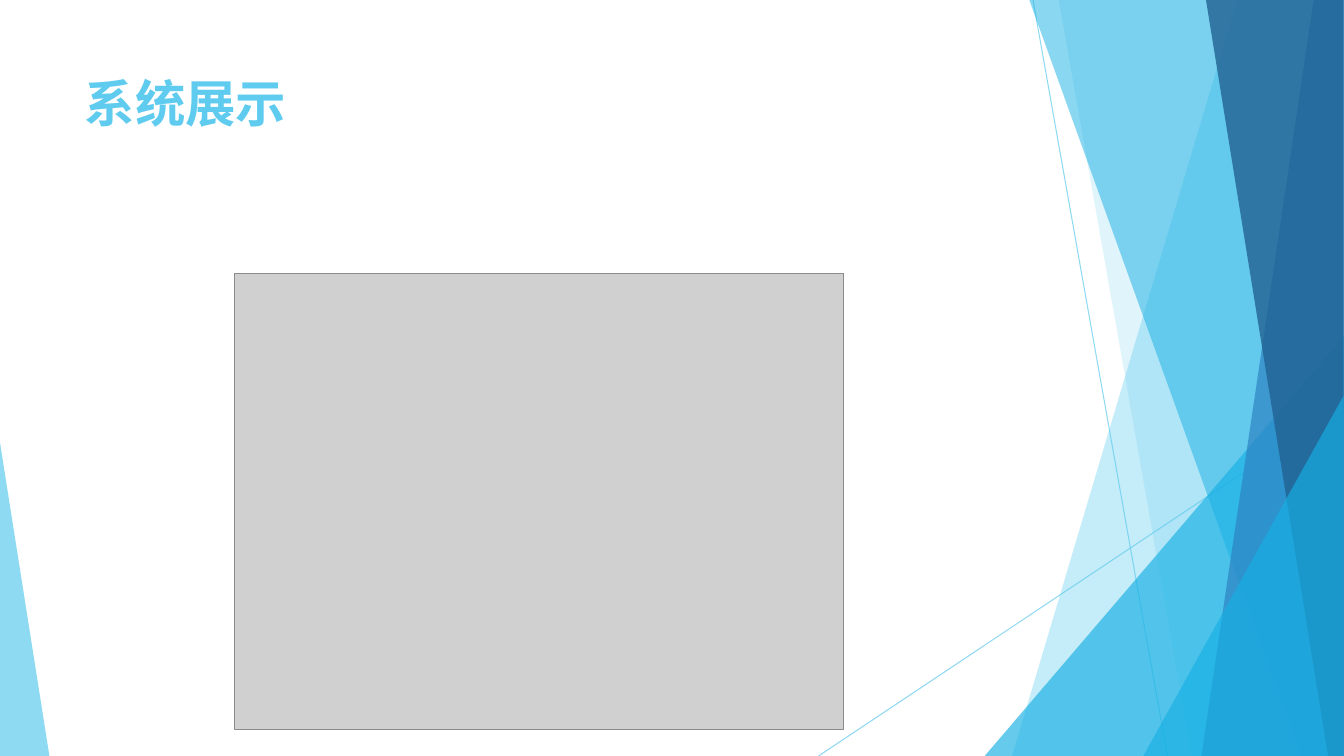
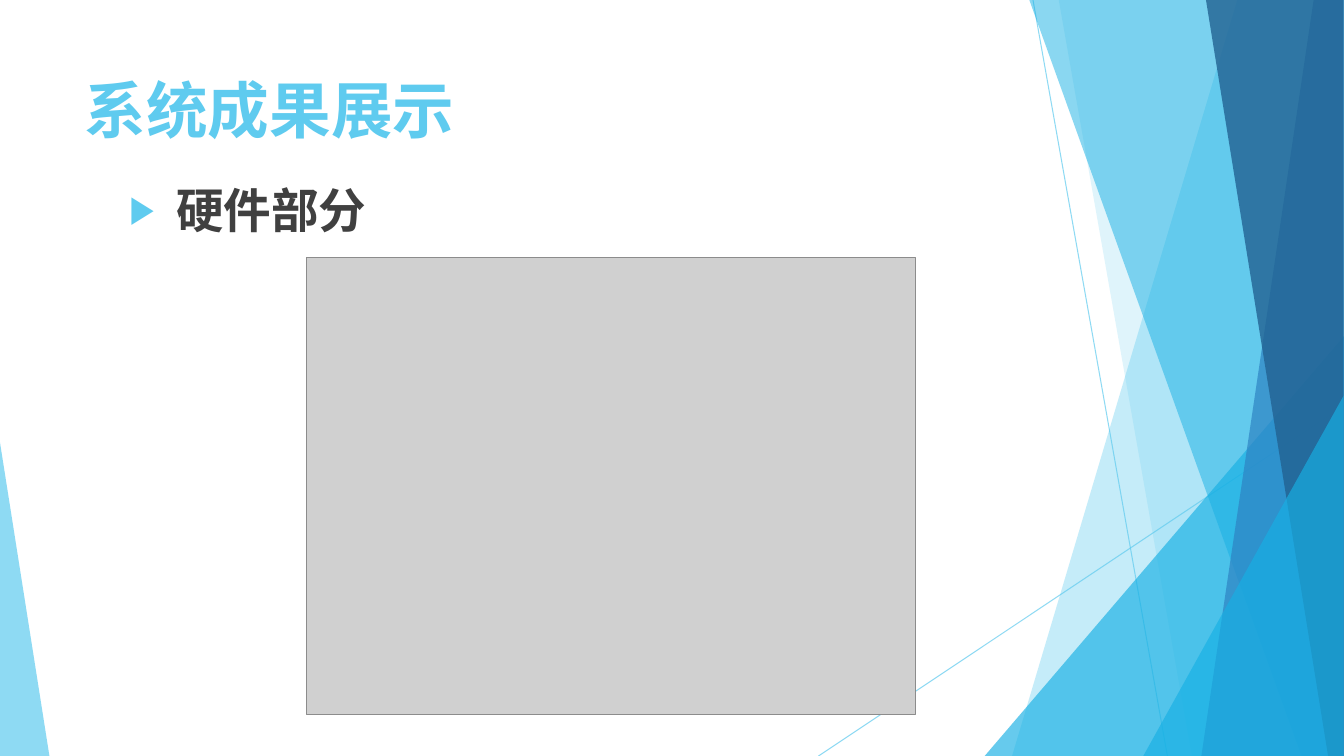
Before and after one commit to helloeda/smartBus, a slide deck: slide 9 of 毕业设计.pptx (slide 8 before the commit). Drawn at 1344x756 pixels with LibreOffice and Linux fonts; fonts in the diff are those of the drawing; grey boxes stand for pictures. Boxes give left, top, right and bottom in pixels: in the first picture for what was removed or moved away, otherwise in the second. Text is boxed around its words. In the diff, an @@ line names an element or a change of style, - is before the commit and + after.

```diff
--- a/毕业设计.pptx
+++ b/毕业设计.pptx
@@ text at <box>85,80,455,139</box>: text changed; size 36 to 44 pt @@
-系统展示
+系统成果展示
@@ text added at <box>176,187,366,233</box>, 34 pt, text #404040, bold @@
+      ▶ 硬件部分
@@ picture: place and size @@
-picture at <box>234,273,843,730</box>
+picture at <box>307,258,915,715</box>
```
Also in this commit, not shown: 9 other slides changed, 5 slides added, 3 slides removed, 19 other files.
